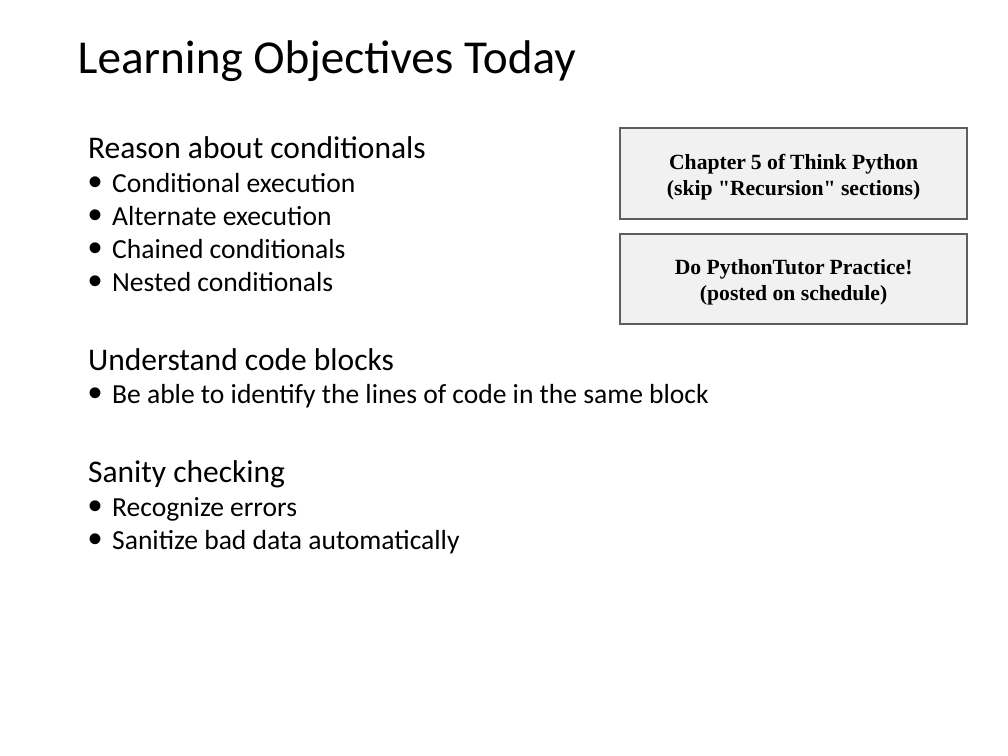
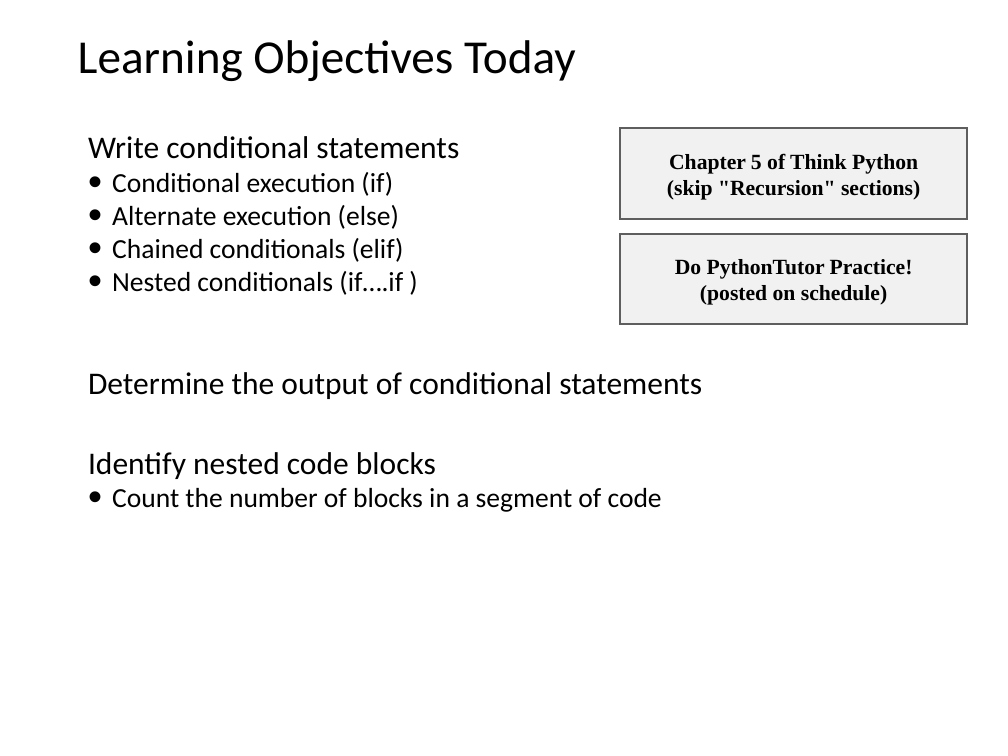
Before and after one commit to tylerharter/caraza-harter-com, a slide deck: slide 3 of tyler/meena/cs220/s22/materials/lecture_ppts/lec_08_S22.ppt. Drawn at 1008x756 pixels with LibreOffice and Linux fonts; fonts in the diff are those of the drawing. Boxes give left, top, right and bottom in pixels: in the first picture for what was removed or moved away, otherwise in the second. Text is boxed around its words. In the diff, an @@ line names an element or a change of style, - is before the commit and + after.

```diff
--- a/tyler/meena/cs220/s22/materials/lecture_ppts/lec_08_S22.ppt
+++ b/tyler/meena/cs220/s22/materials/lecture_ppts/lec_08_S22.ppt
@@ text at (88,136,702,512): text changed @@
-Reason about conditionals
-• Conditional execution
-• Alternate execution
-• Chained conditionals
-• Nested conditionals
-Understand code blocks
-• Be able to identify the lines of code in the same block
-Sanity checking
-• Recognize errors
-• Sanitize bad data automatically
+Write conditional statements
+• Conditional execution (if)
+• Alternate execution (else)
+• Chained conditionals (elif)
+• Nested conditionals (if….if )
+Determine the output of conditional statements
+Identify nested code blocks
+• Count the number of blocks in a segment of code
```
Also in this commit, not shown: 1 slide added, 12 slides removed.
